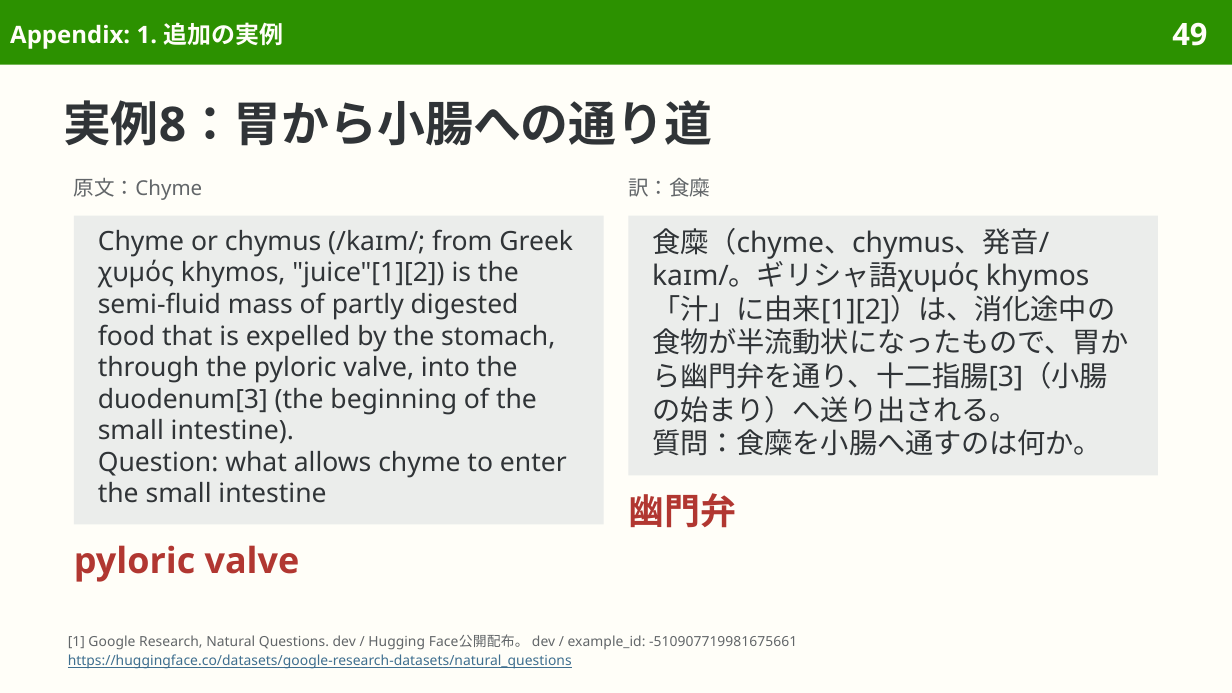
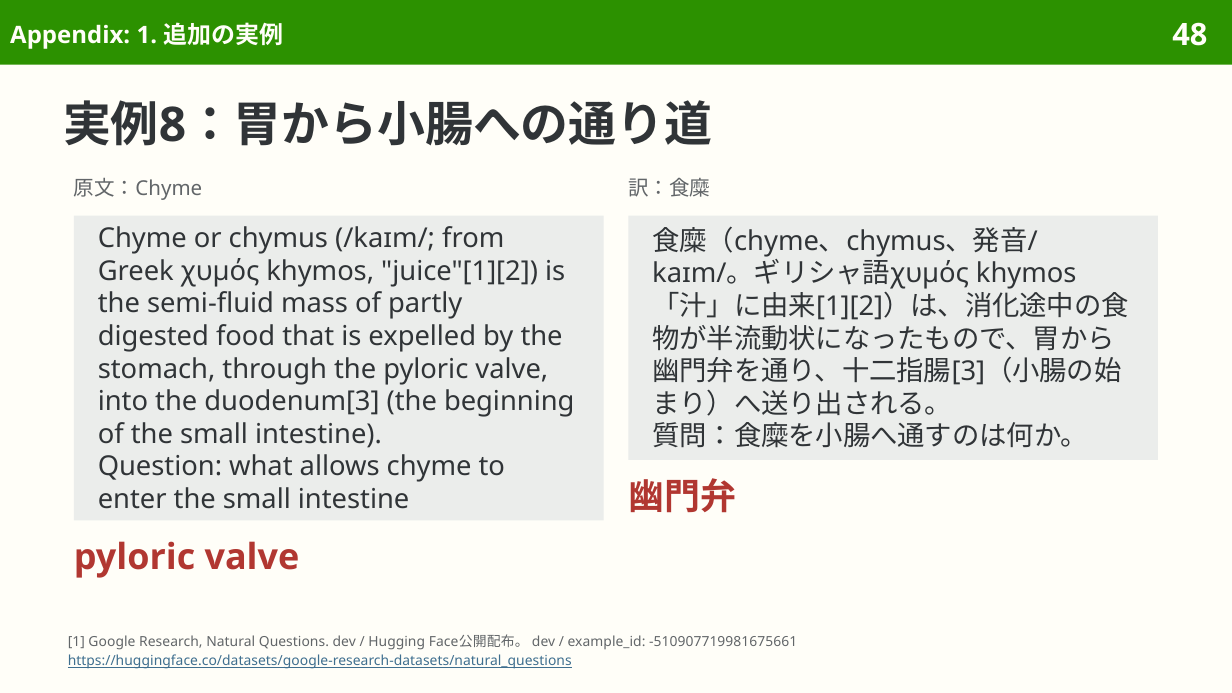
Before and after one commit to sasakiy84/datasets-in-10-minutes, a slide deck: slide 48 of slides/datasets-in-10-minutes-naturalquestions.pptx (slide 49 before the commit). Drawn at 1232x693 pixels with LibreOffice and Linux fonts; fonts in the diff are those of the drawing. Boxes give left, top, right and bottom in pixels: in the first picture for what was removed or moved away, otherwise in the second. Text is boxed around its words. In the diff, an @@ line names an element or a change of style, - is before the commit and + after.

Commit message:
Correct Natural Questions output limit and refine bilingual layout

```diff
--- a/slides/datasets-in-10-minutes-naturalquestions.pptx
+++ b/slides/datasets-in-10-minutes-naturalquestions.pptx
@@ page number at (1172,22,1207,46): text changed @@
-49
+48
@@ rectangle "Chyme or chymus (/kaɪm/; from ...": place and size @@
-rectangle "Chyme or chymus (/kaɪm/; from ..." at (74,216,604,525)
+rectangle "Chyme or chymus (/kaɪm/; from ..." at (74,216,604,520)
@@ rectangle "Chyme or chymus (/kaɪm/; from ..." at (74,216,604,520): size 15.5 to 16 pt; line spacing 18.4pt to 19pt @@
@@ rectangle "食糜（chyme、chymus、発音/kaɪm/。ギリシャ語χυμός khymos「汁」に由来[1][2]）は、消化途 ...": place and size @@
-rectangle "食糜（chyme、chymus、発音/kaɪm/。ギリシャ語χυμός khymos「汁」に由来[1][2]）は、消化途 ..." at (628,216,1158,476)
+rectangle "食糜（chyme、chymus、発音/kaɪm/。ギリシャ語χυμός khymos「汁」に由来[1][2]）は、消化途 ..." at (628,216,1158,460)
@@ rectangle "食糜（chyme、chymus、発音/kaɪm/。ギリシャ語χυμός khymos「汁」に由来[1][2]）は、消化途 ..." at (628,216,1158,460): size 16.5 to 16 pt; line spacing 19.6pt to 19pt @@
@@ text "幽門弁": place and size @@
-text "幽門弁" at (628,493,736,528)
+text "幽門弁" at (628,478,736,513)
@@ text "pyloric valve": place and size @@
-text "pyloric valve" at (74,545,300,582)
+text "pyloric valve" at (74,541,300,578)
```
Also in this commit, not shown: 22 other slides changed, 1 slide removed, 21 other files.
